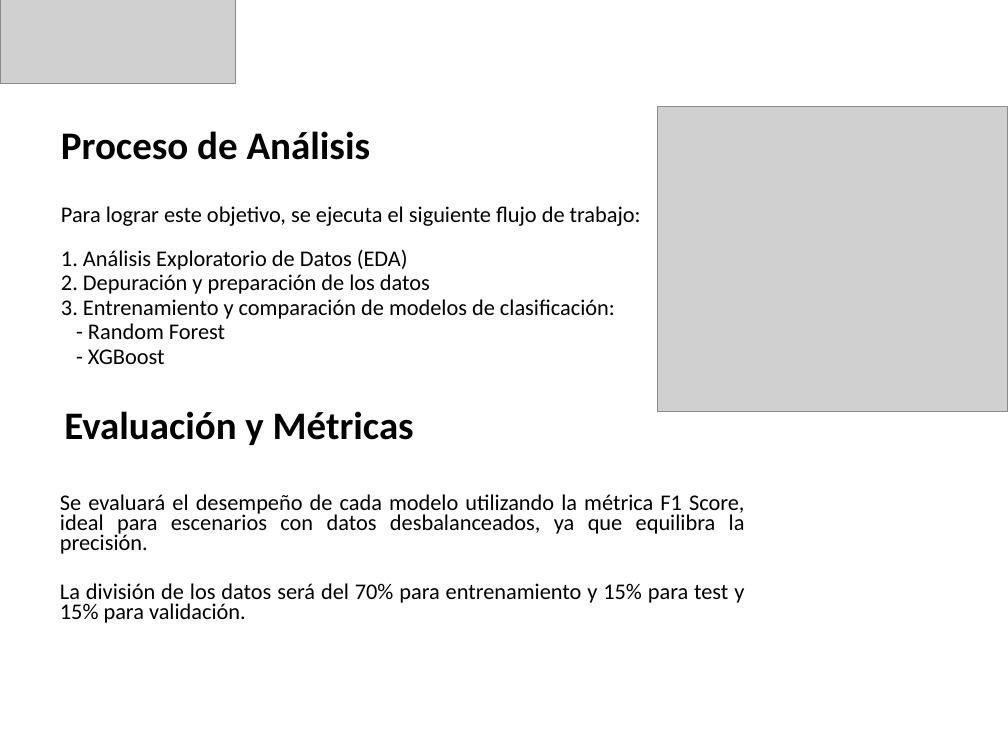
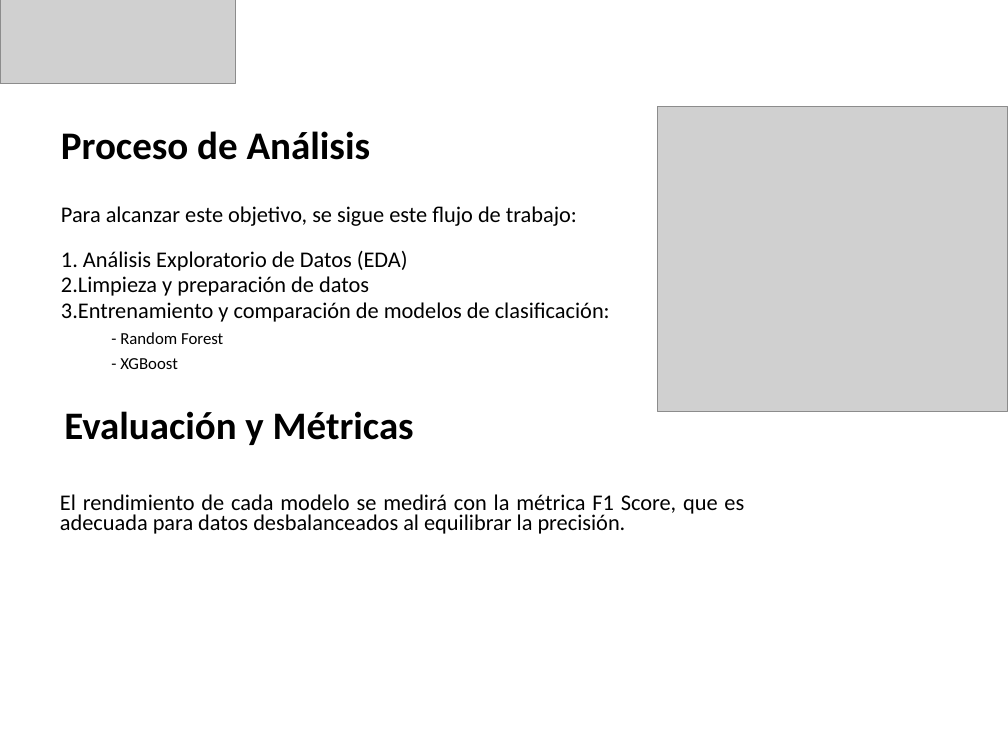
Before and after one commit to andreess891/Proyecto1_UdeM, a slide deck: slide 4 of Modelo_Clasificacion_Desviaciones_V1.pptx. Drawn at 1008x756 pixels with LibreOffice and Linux fonts; fonts in the diff are those of the drawing; grey boxes stand for pictures. Boxes give left, top, right and bottom in pixels: in the first picture for what was removed or moved away, otherwise in the second. Text is boxed around its words. In the diff, an @@ line names an element or a change of style, - is before the commit and + after.

```diff
--- a/Modelo_Clasificacion_Desviaciones_V1.pptx
+++ b/Modelo_Clasificacion_Desviaciones_V1.pptx
@@ subtitle at bbox=[61, 206, 577, 226]: text changed @@
-Para lograr este objetivo, se ejecuta el siguiente flujo de trabajo:
+Para alcanzar este objetivo, se sigue este flujo de trabajo:
@@ subtitle at bbox=[61, 251, 408, 369]: size 16 to 12 pt in "- Random Forest", "- XGBoost"; list level 1 to 2 in "- Random Forest"; list level 1 to 2 in "- XGBoost" @@
@@ subtitle at bbox=[61, 276, 610, 322]: text changed @@
-2. Depuración y preparación de los datos
-3. Entrenamiento y comparación de modelos de clasificación:
+2. Limpieza y preparación de datos
+3. Entrenamiento y comparación de modelos de clasificación:
@@ text at bbox=[60, 494, 744, 534]: text changed @@
-Se evaluará el desempeño de cada modelo utilizando la métrica F1 Score, ideal para escenarios con datos desbalanceados, ya que equilibra la precisión.
-La división de los datos será del 70% para entrenamiento y 15% para test y 15% para validación.
+El rendimiento de cada modelo se medirá con la métrica F1 Score, que es adecuada para datos desbalanceados al equilibrar la precisión.
```
Also in this commit, not shown: 3 other slides changed, 1 slide removed.
